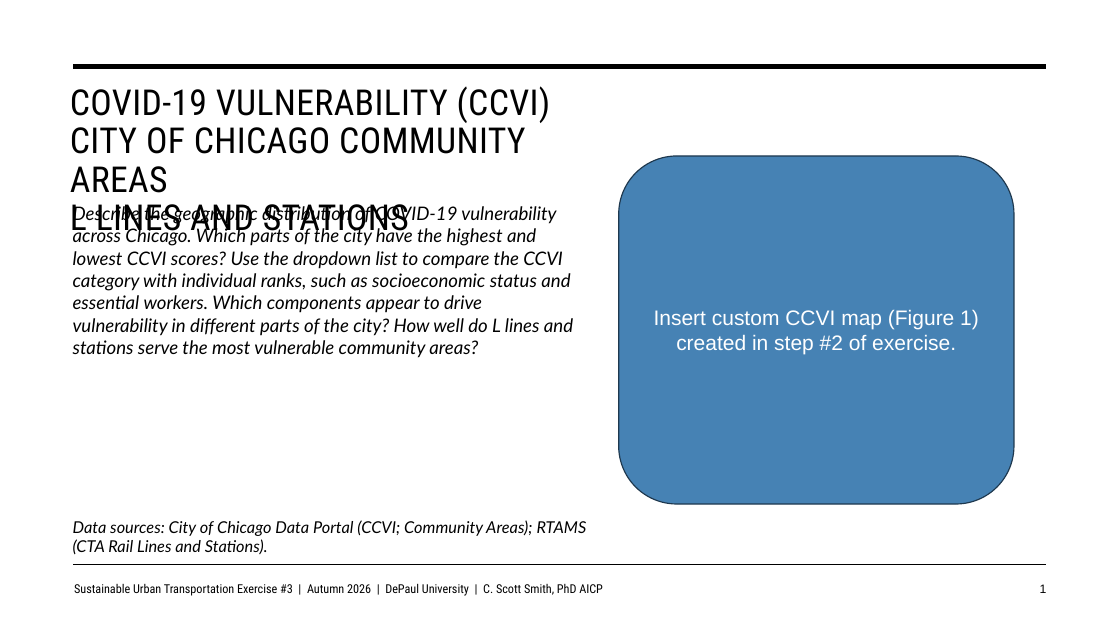
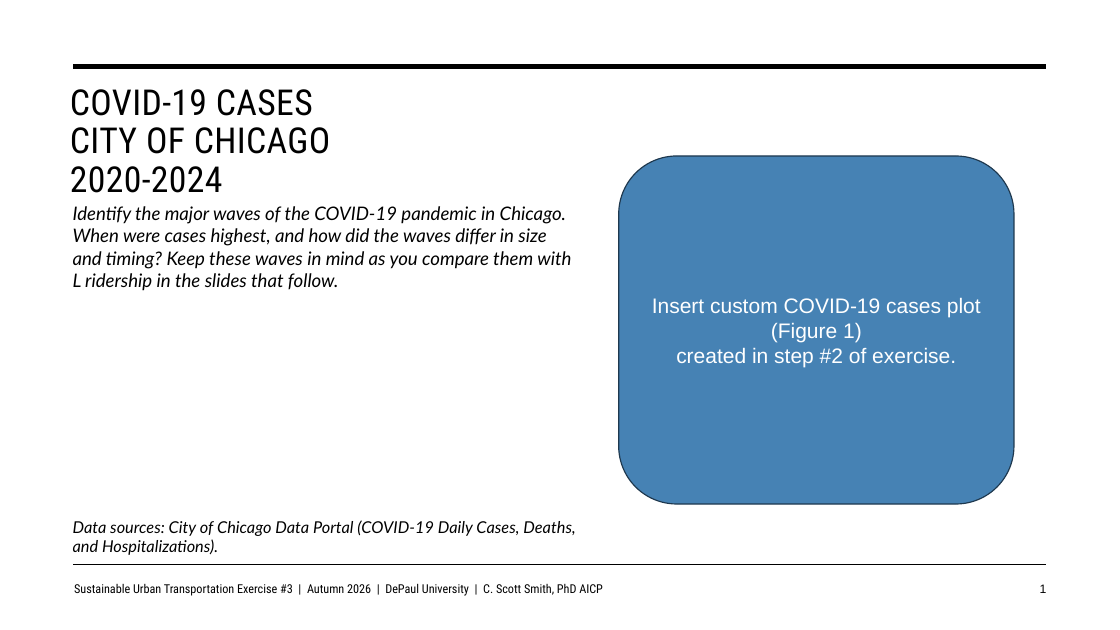
Before and after one commit to justenvirons/pedagogy, a slide deck: slide 1 of 2027/GEO330_Fall_Quarter/exercises/Exercise_03/slides/Exercise03_Template.pptx. Drawn at 1120x630 pixels with LibreOffice and Linux fonts; fonts in the diff are those of the drawing. Boxes give left, top, right and bottom in pixels: in the first picture for what was removed or moved away, otherwise in the second. Text is boxed around its words. In the diff, an @@ line names an element or a change of style, - is before the commit and + after.

```diff
--- a/2027/GEO330_Fall_Quarter/exercises/Exercise_03/slides/Exercise03_Template.pptx
+++ b/2027/GEO330_Fall_Quarter/exercises/Exercise_03/slides/Exercise03_Template.pptx
@@ title at (70, 89, 330, 193): text changed @@
-COVID-19 VULNERABILITY (CCVI)
-CITY OF CHICAGO COMMUNITY AREAS
-L LINES AND STATIONS
+COVID-19 CASES
+CITY OF CHICAGO
+2020-2024
@@ text at (73, 206, 571, 291): text changed @@
-Describe the geographic distribution of COVID-19 vulnerability across Chicago. Which parts of the city have the highest and lowest CCVI scores? Use the dropdown list to compare the CCVI category with individual ranks, such as socioeconomic status and essential workers. Which components appear to drive vulnerability in different parts of the city? How well do L lines and stations serve the most vulnerable community areas?
+Identify the major waves of the COVID-19 pandemic in Chicago. When were cases highest, and how did the waves differ in size and timing? Keep these waves in mind as you compare them with L ridership in the slides that follow.
@@ text in rounded rectangle at (652, 298, 981, 368): text changed @@
-Insert custom CCVI map (Figure 1)
-created in step #2 of exercise.
+Insert custom COVID-19 cases plot (Figure 1)
+created in step #2 of exercise.
@@ text at (73, 520, 575, 555): text changed @@
-Data sources: City of Chicago Data Portal (CCVI; Community Areas); RTAMS (CTA Rail Lines and Stations).
+Data sources: City of Chicago Data Portal (COVID-19 Daily Cases, Deaths, and Hospitalizations).
```
Also in this commit, not shown: 5 other slides changed, 2 slides added, 3 other files.
